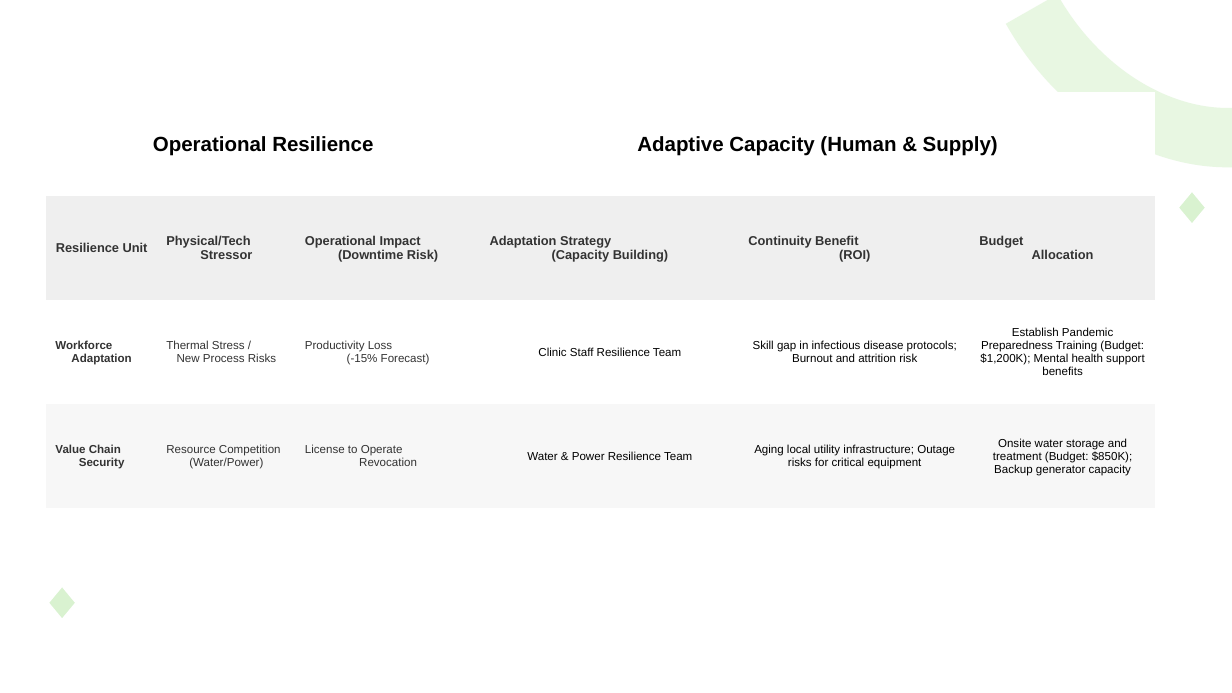
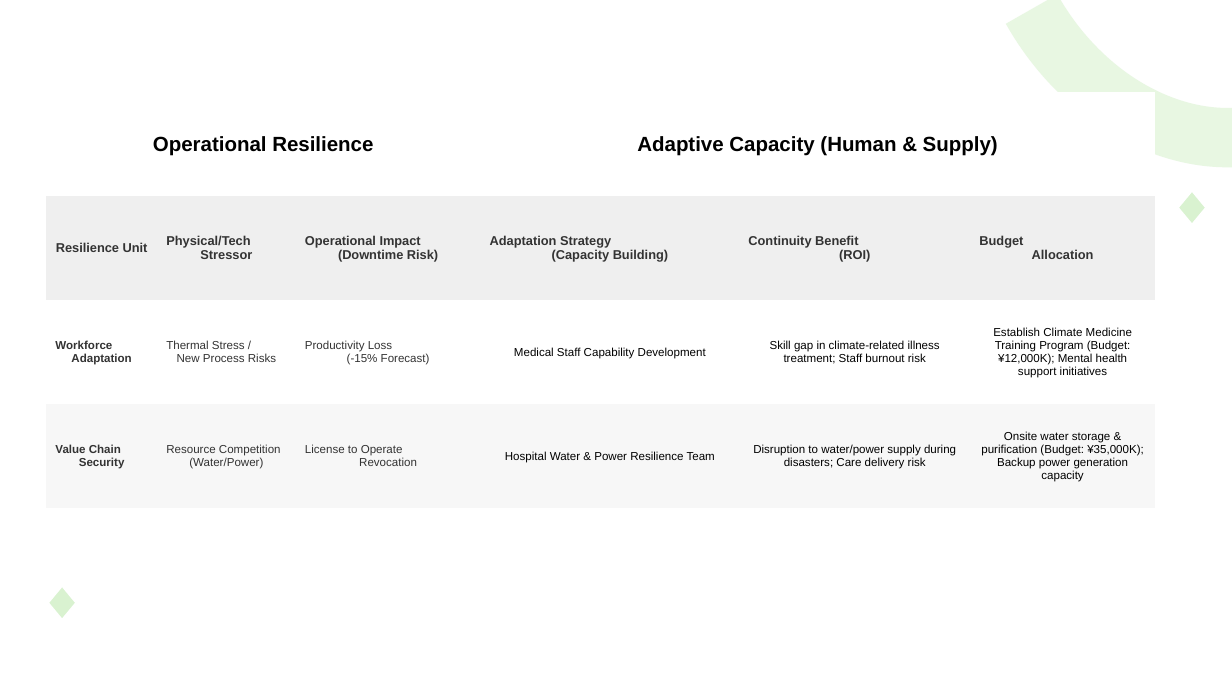
Before and after one commit to jackman993/sustainability-rep, a slide deck: slide 7 of shared/engine/tcfd/output/TCFD_table.pptx. Drawn at 1232x693 pixels with LibreOffice and Linux fonts; fonts in the diff are those of the drawing. Boxes give left, top, right and bottom in pixels: in the first picture for what was removed or moved away, otherwise in the second. Text is boxed around its words. In the diff, an @@ line names an element or a change of style, - is before the commit and + after.

```diff
--- a/shared/engine/tcfd/output/TCFD_table.pptx
+++ b/shared/engine/tcfd/output/TCFD_table.pptx
@@ table at (x1=46, y1=92, x2=1155, y2=508) @@
-row 3: Workforce Adaptation | Thermal Stress / New Process Risks | Productivity Loss (-15% Forecast) | Clinic Staff Resilience Team | Skill gap in infectious disease protocols; Burnout and attrition risk | Establish Pandemic Preparedness Training (Budget: $1,200K); Mental health support benefits
+row 3: Workforce Adaptation | Thermal Stress / New Process Risks | Productivity Loss (-15% Forecast) | Medical Staff Capability Development | Skill gap in climate-related illness treatment; Staff burnout risk | Establish Climate Medicine Training Program (Budget: ¥12,000K); Mental health support initiatives
-row 4: Value Chain Security | Resource Competition (Water/Power) | License to Operate Revocation | Water & Power Resilience Team | Aging local utility infrastructure; Outage risks for critical equipment | Onsite water storage and treatment (Budget: $850K); Backup generator capacity
+row 4: Value Chain Security | Resource Competition (Water/Power) | License to Operate Revocation | Hospital Water & Power Resilience Team | Disruption to water/power supply during disasters; Care delivery risk | Onsite water storage & purification (Budget: ¥35,000K); Backup power generation capacity
```
Also in this commit, not shown: 5 other slides changed, 1 slide added, 1 slide removed, 8 other files.
